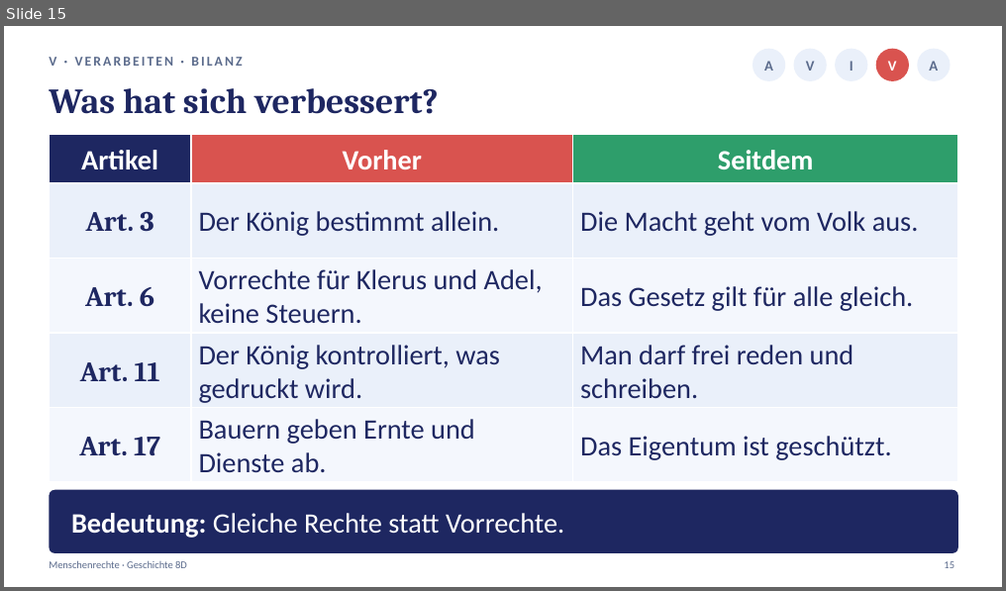
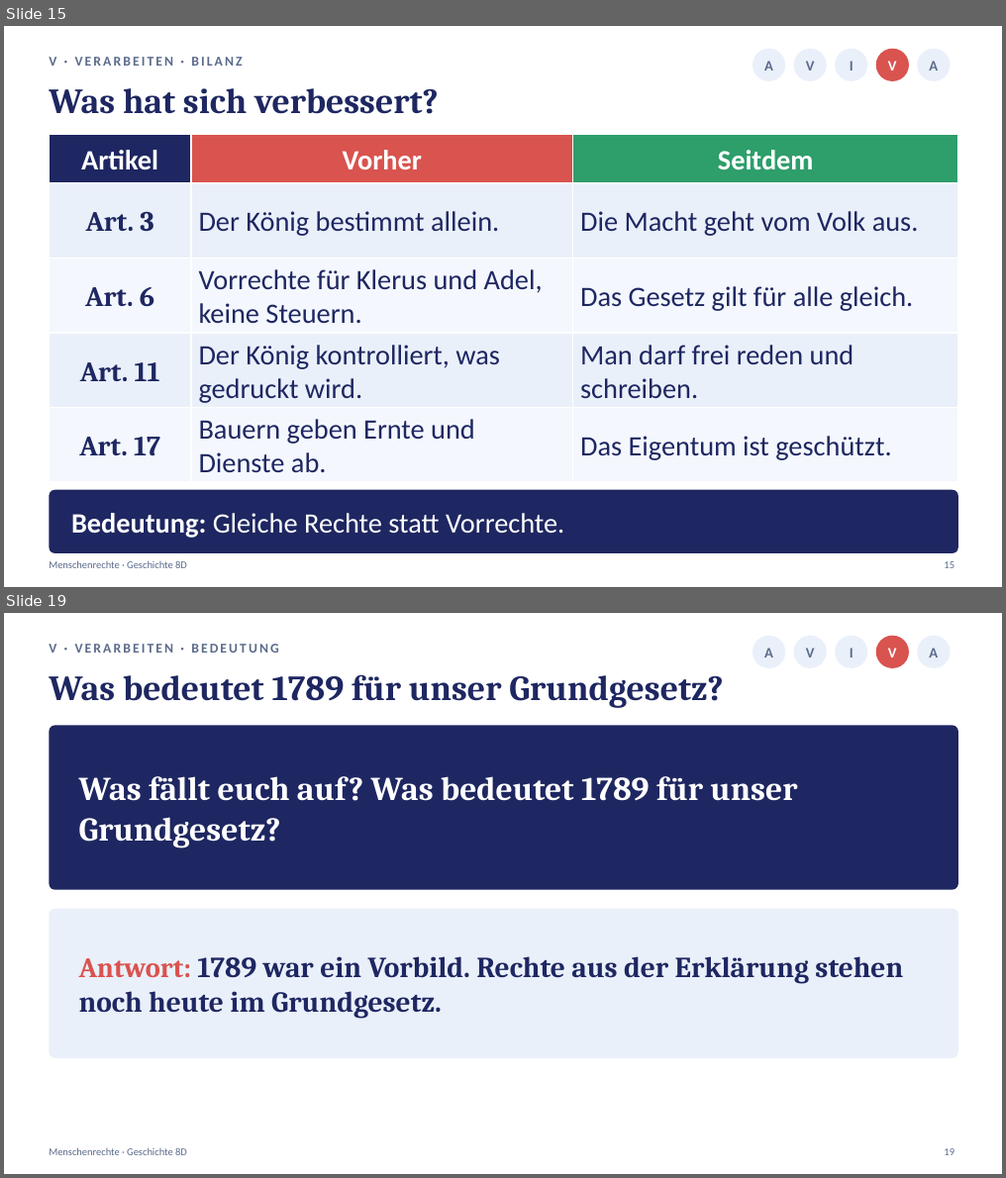
Before and after one commit to golzkonstantin-gif/Schule, a slide deck: Geschichte_8D/Stunde4_Menschenrechte/Praesentation_Stunde4_Menschenrechte_8D.pptx. Shown one above the other, each under a label of ours: slide 15 before the commit, slides 15 and 19 after it; the slides between them are not shown. The pictures are 1006x591 and 1006x1178 pixels, drawn with LibreOffice and Linux fonts; fonts in the diff are those of the drawing. Boxes give left, top, right and bottom in pixels: in the first picture for what was removed or moved away, otherwise in the second. Text is boxed around its words. In the diff, an @@ line names an element or a change of style, - is before the commit and + after.

```diff
--- a/Geschichte_8D/Stunde4_Menschenrechte/Praesentation_Stunde4_Menschenrechte_8D.pptx
+++ b/Geschichte_8D/Stunde4_Menschenrechte/Praesentation_Stunde4_Menschenrechte_8D.pptx
@@ slide 19 added at box(4, 613, 1002, 1174), background #FFFFFF @@
@@ ellipse added at box(752, 636, 785, 668), fill #EAF0FA @@
@@ ellipse added at box(794, 636, 827, 668), fill #EAF0FA @@
@@ ellipse added at box(835, 636, 868, 668), fill #EAF0FA @@
@@ ellipse added at box(876, 636, 909, 668), fill #D9534F @@
@@ ellipse added at box(918, 636, 950, 668), fill #EAF0FA @@
@@ text added at box(49, 644, 279, 653), 13 pt, text #5B6B8C, bold @@
+V · VERARBEITEN · BEDEUTUNG
@@ text added at box(764, 648, 773, 658), 14 pt, text #5B6B8C, bold @@
+A
@@ text added at box(806, 648, 815, 658), 14 pt, text #5B6B8C, bold @@
+V
@@ text added at box(849, 648, 853, 658), 14 pt, text #5B6B8C, bold @@
+I
@@ text added at box(888, 648, 897, 658), 14 pt, text #FFFFFF, bold @@
+V
@@ text added at box(929, 648, 938, 658), 14 pt, text #5B6B8C, bold @@
+A
@@ text added at box(49, 674, 724, 708), 34 pt, text #1E2761, bold @@
+Was bedeutet 1789 für unser Grundgesetz?
@@ rounded rectangle added at box(49, 725, 958, 890), fill #1E2761 @@
@@ text added at box(79, 776, 797, 849), 32 pt, text #FFFFFF, bold @@
+Was fällt euch auf? Was bedeutet 1789 für unser Grundgesetz?
@@ rounded rectangle added at box(49, 909, 958, 1059), fill #EAF0FA @@
@@ text added at box(79, 957, 903, 1019), 28 pt, text #1E2761, bold @@
+Antwort: 1789 war ein Vorbild. Rechte aus der Erklärung stehen noch heute im Grundgesetz.
@@ text added at box(49, 1148, 187, 1156), 10 pt, text #5B6B8C @@
+Menschenrechte · Geschichte 8D
@@ text added at box(944, 1149, 954, 1156), 10 pt, text #5B6B8C @@
+19
```
Also in this commit, not shown: 6 slides changed, 2 other slides added, 2 slides removed, 18 other files.
